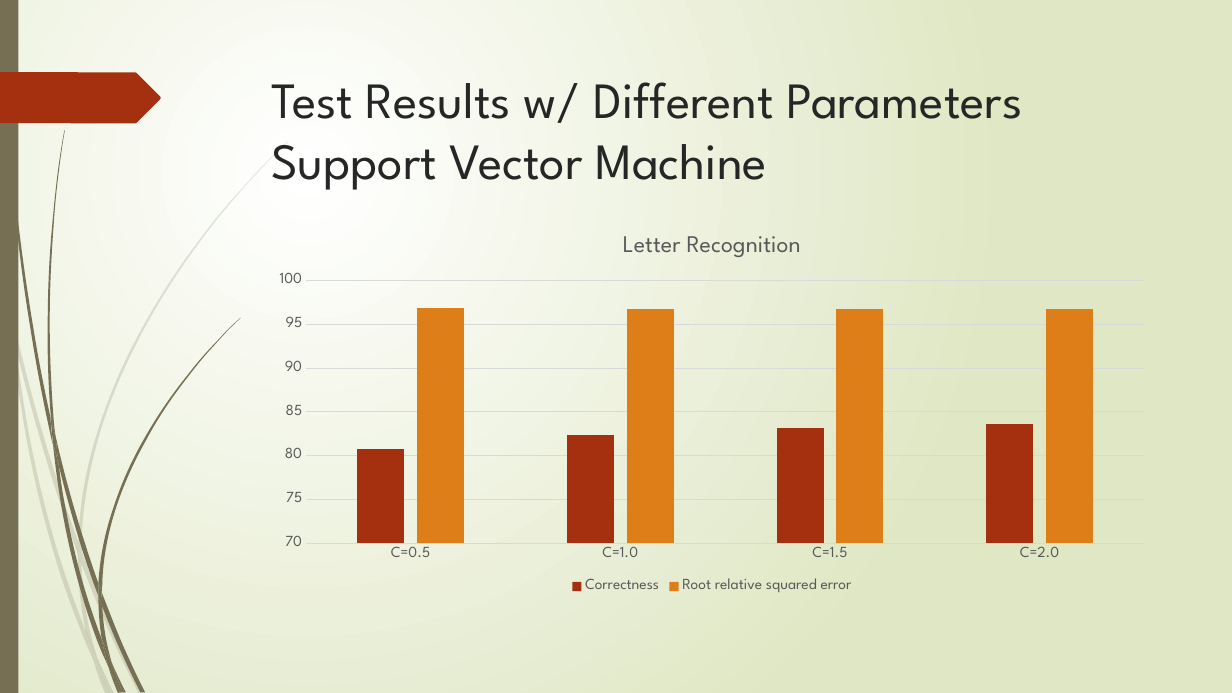
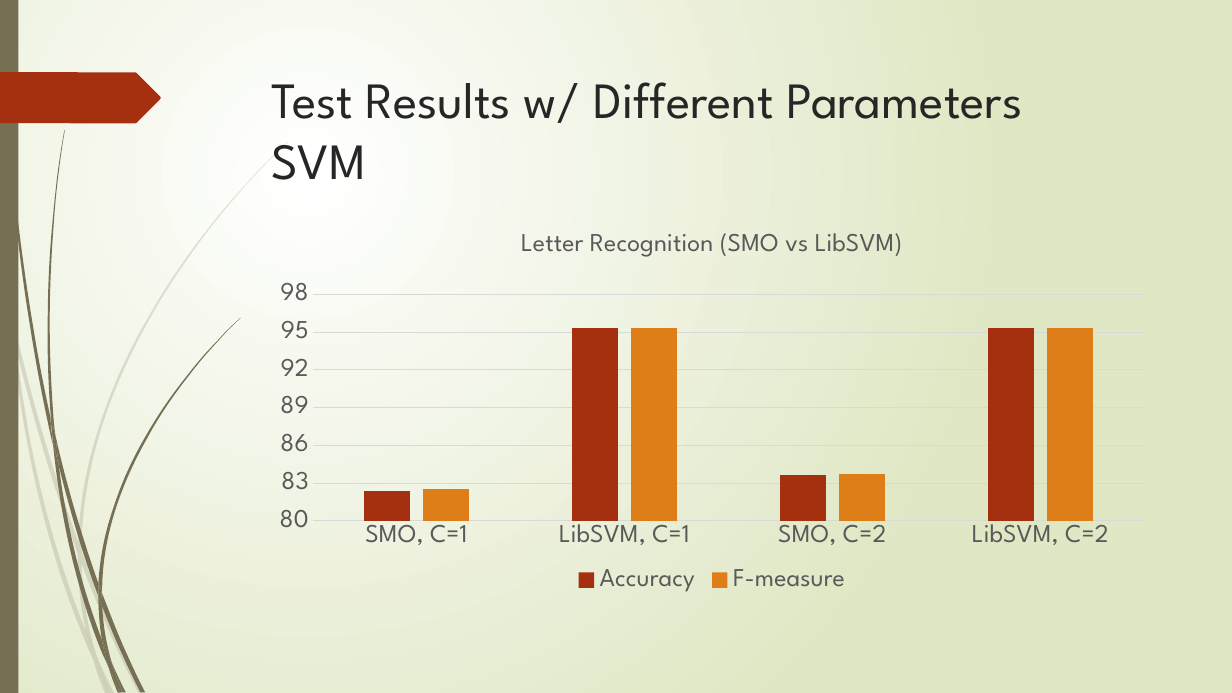
Before and after one commit to XiaokuanOSU/AI2report, a slide deck: slide 20 of PPTGroup10.pptx (slide 19 before the commit). Drawn at 1232x693 pixels with LibreOffice and Linux fonts; fonts in the diff are those of the drawing. Boxes give left, top, right and bottom in pixels: in the first picture for what was removed or moved away, otherwise in the second. Text is boxed around its words. In the diff, an @@ line names an element or a change of style, - is before the commit and + after.

```diff
--- a/PPTGroup10.pptx
+++ b/PPTGroup10.pptx
@@ title at [271, 82, 1023, 180]: text changed @@
-Test Results w/ Different Parameters
-Support Vector Machine
+Test Results w/ Different Parameters
+SVM
@@ column chart at [262, 215, 1163, 597] @@
@@ title "Letter Recognition " to "Letter Recognition (SMO vs LibSVM) " @@
-categories: C=0.5, C=1.0, C=1.5, C=2.0
+categories: SMO, C=1, LibSVM, C=1, SMO, C=2, LibSVM, C=2
-Correctness: 81, 82, 83, 84
+Accuracy: 82.4, 95.3, 83.6, 95.3
-Root relative squared error: 97, 97, 97, 97
+F-measure: 82.5, 95.3, 83.7, 95.3
@@ legend changed @@
@@ category axis changed @@
@@ value axis changed @@
@@ lettering changed @@
```
Also in this commit, not shown: 1 other slide changed, 1 slide added, 9 other files.
